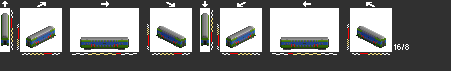
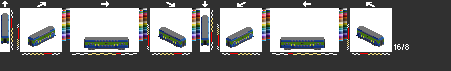
Layers edited between the first and the second 451 × 71 image:
removed layer "red" over [36, 35, 376, 47]
hid "bk", painted on it over [1, 8, 386, 50]
added layer "bii1" above "bii" over [1, 13, 384, 49]
renamed "Layer 0" to "bii", painted on it over [1, 8, 386, 50]
